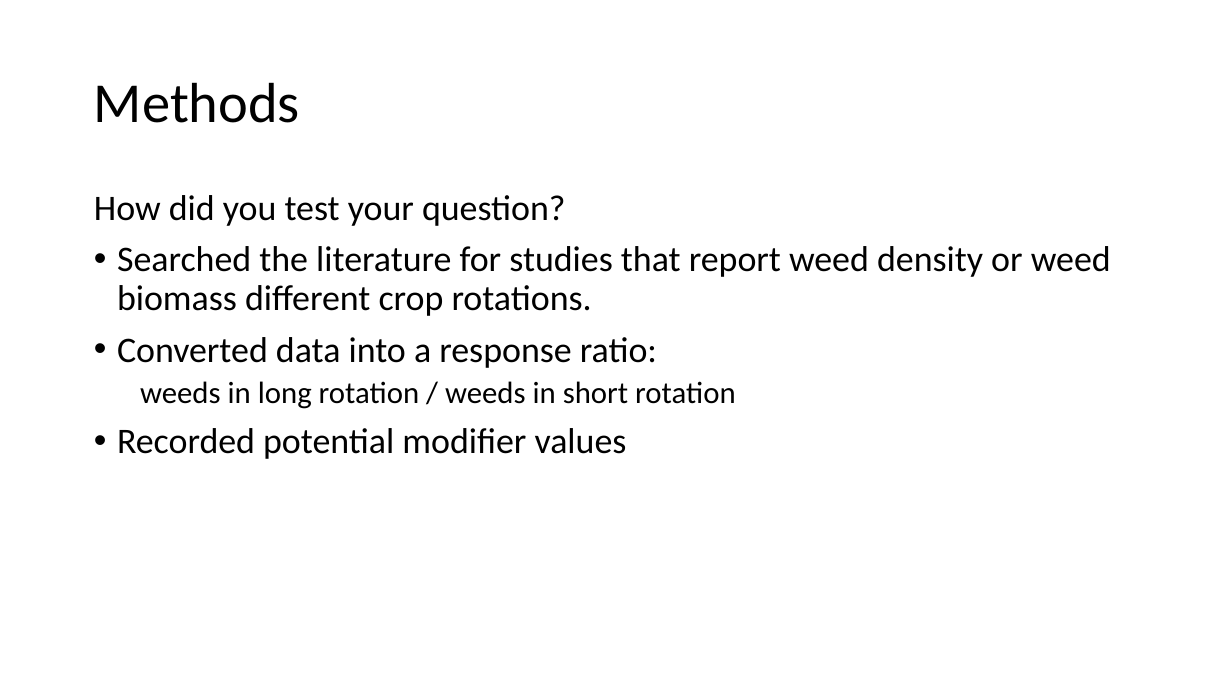
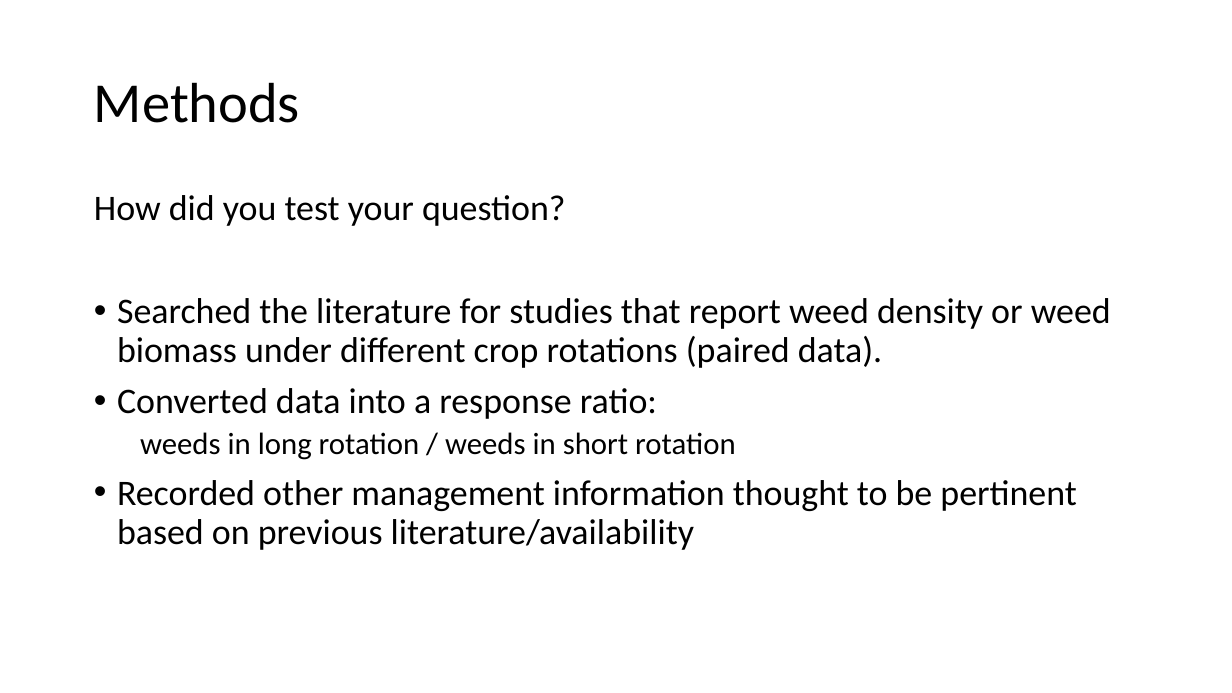
Before and after one commit to EEB698-F2018/analysis-outline-vanichols, a slide deck: slide 5 of Presentation_v1.pptx (slide 3 before the commit). Drawn at 1232x693 pixels with LibreOffice and Linux fonts; fonts in the diff are those of the drawing. Boxes give left, top, right and bottom in pixels: in the first picture for what was removed or moved away, otherwise in the second. Text is boxed around its words. In the diff, an @@ line names an element or a change of style, - is before the commit and + after.

```diff
--- a/Presentation_v1.pptx
+++ b/Presentation_v1.pptx
@@ text at [117,298,1111,368]: text changed @@
-• Searched the literature for studies that report weed density or weed biomass different crop rotations.
+• Searched the literature for studies that report weed density or weed biomass under different crop rotations (paired data).
@@ text at [117,480,1076,550]: text changed @@
-• Recorded potential modifier values
+• Recorded other management information thought to be pertinent based on previous literature/availability
```
Also in this commit, not shown: 9 other slides changed, 4 slides added.
